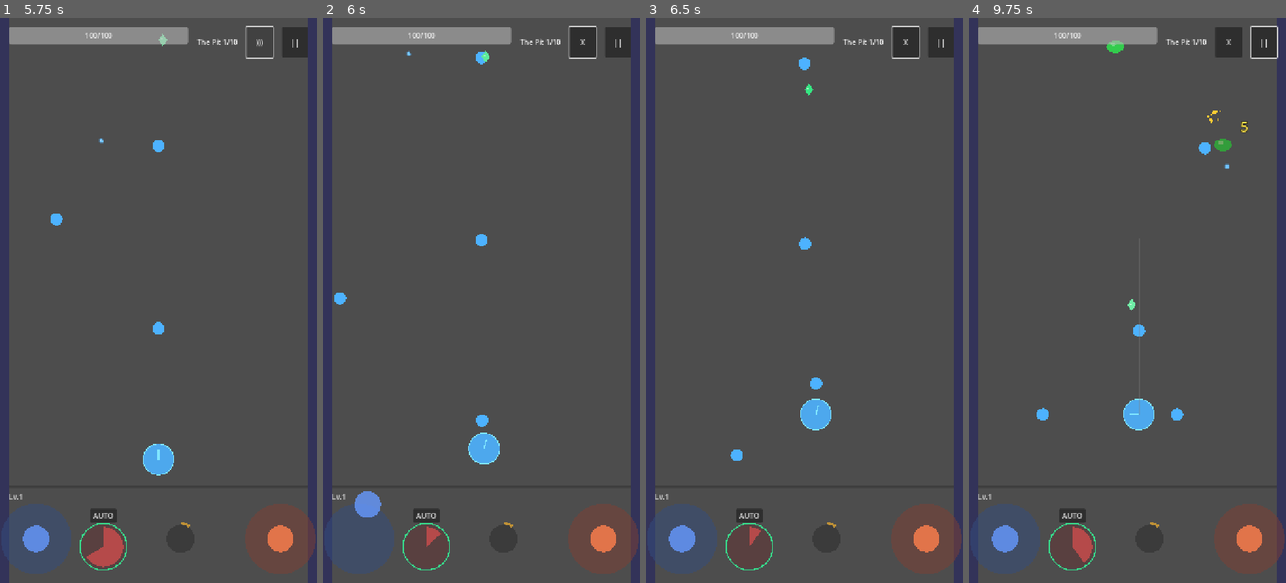
Above: before the commit, frames 1-4 (left to right).
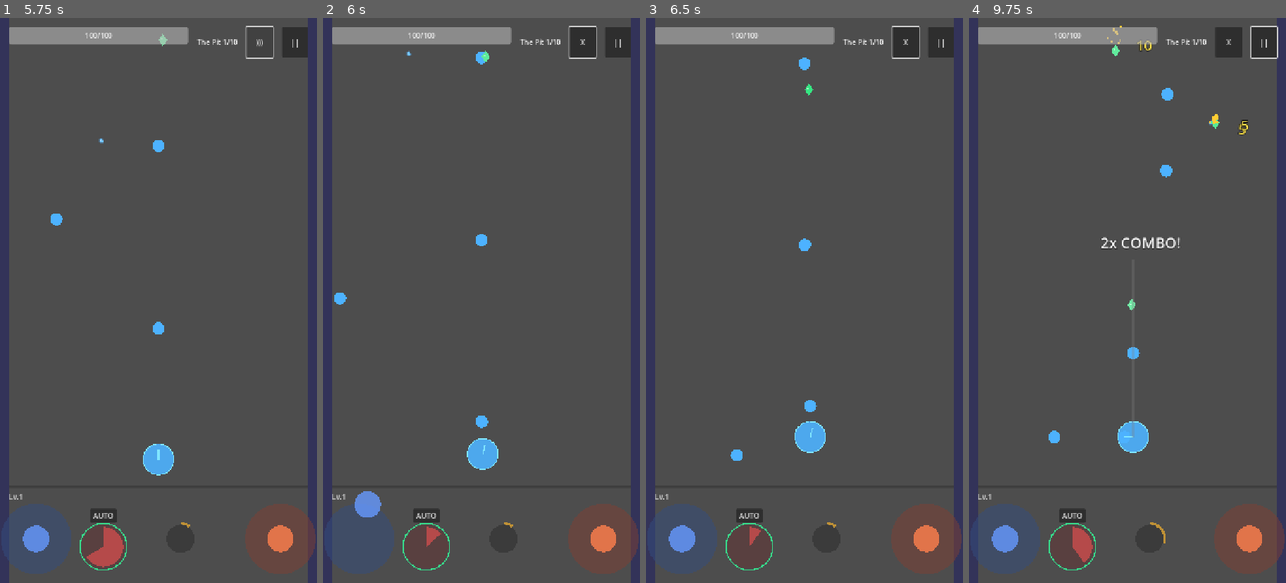
Above: after the commit, the same moments.

Repository: Randroids-Dojo/GoPit
Game: Godot game, scene res://scenes/game.tscn
The game is run twice, just before and just after one commit, with the same random seed, the same clock (stepped at 60 frames per second) and the same inputs.
Inputs (mouse positions are in pixels of both pictures, inside the frame that each line leads up to):
- Up to frame 1 (5.75 s): click "START" at 0.5 s; click "AUTO" at 1.25 s; click "START" at 2 s; click ")))" at 2.75 s; click "||" at 3.5 s; click "Resume" at 4.25 s; click "X" at 5 s
- Up to frame 2 (6 s): tap Enter at 5.75 s; drag from (357, 537) to (484, 40) at 5.77 s
- Up to frame 3 (6.5 s): no input
- Up to frame 4 (9.75 s): drag from (1073, 549) to (1130, 91) at 6.52 s; move the mouse to (1149, 537) at 7.27 s; hold D (move_right) 7.28-8 s; hold Tab (toggle_auto) 7.28-8 s; tap Left (aim_left) at 7.35 s; click (1149, 537) at 7.42 s; drag from (1247, 537) to (1232, 413) at 8.02 s; move the mouse to (1222, 385) at 8.77 s; hold A (move_left) 8.78-9.5 s; hold Tab (toggle_auto) 8.78-9.5 s; tap Up (aim_up) at 8.85 s; drag from (1032, 215) to (1079, 159) at 9.52 s

Frame 1 is identical in both runs. In frame 2, 0.3% of the frame differs, in the area x 45-56%, y 70-80%; in frame 3, 0.8%; in frame 4, 2.0%, in the area x 21-89%, y 1-93%.

Commit message:
Add shooting-slows-movement mechanic
When autofire is enabled (default), player moves at 50% speed. Disabling
autofire allows full movement speed but requires manual firing.

This creates a tactical trade-off:
- Autofire ON: constant damage output but reduced mobility
- Autofire OFF: full mobility for dodging but manual fire required

Changes:
- Added SHOOTING_SPEED_MULT constant (0.5) and is_shooting state to GameManager
- Added shooting_changed signal for future UI feedback
- Added get_movement_speed_mult() method that applies shooting penalty
- Updated player.gd to use new speed multiplier
- Updated fire_button.gd to set shooting state when autofire toggles

Diff:
--- a/scripts/autoload/game_manager.gd
+++ b/scripts/autoload/game_manager.gd
@@ -25,6 +25,7 @@
 signal ultimate_used
 signal ultimate_charge_changed(current: float, max_val: float)
 signal invincibility_changed(is_invincible: bool)
+signal shooting_changed(is_shooting: bool)
 
 # Combo system
 var combo_count: int = 0
@@ -35,6 +36,10 @@
 const INVINCIBILITY_DURATION: float = 0.5  # Seconds of invincibility after damage
 var is_invincible: bool = false
 var invincibility_timer: float = 0.0
+
+# Shooting slows movement (creates trade-off: autofire = damage but slow, manual = full speed)
+const SHOOTING_SPEED_MULT: float = 0.5  # 50% speed while shooting
+var is_shooting: bool = false
 
 var current_state: GameState = GameState.MENU:
 	set(value):
@@ -418,6 +423,23 @@
 	if active_passive == Passive.SQUAD_LEADER:
 		return 0.3
 	return 0.0
+
+
+# === Shooting state and movement ===
+
+func set_shooting(shooting: bool) -> void:
+	## Set whether player is currently shooting (affects movement speed)
+	if is_shooting != shooting:
+		is_shooting = shooting
+		shooting_changed.emit(is_shooting)
+
+
+func get_movement_speed_mult() -> float:
+	## Returns effective movement speed multiplier (character speed * shooting penalty)
+	var base := character_speed_mult
+	if is_shooting:
+		base *= SHOOTING_SPEED_MULT
+	return base
 
 
 func advance_wave() -> void:
--- a/scripts/entities/player.gd
+++ b/scripts/entities/player.gd
@@ -31,8 +31,8 @@
 
 
 func _physics_process(_delta: float) -> void:
-	# Apply movement with character speed multiplier
-	var effective_speed := move_speed * GameManager.character_speed_mult
+	# Apply movement speed (includes character multiplier and shooting penalty)
+	var effective_speed := move_speed * GameManager.get_movement_speed_mult()
 	velocity = movement_input * effective_speed
 	move_and_slide()
 
--- a/scripts/input/fire_button.gd
+++ b/scripts/input/fire_button.gd
@@ -28,12 +28,19 @@
 	mouse_filter = Control.MOUSE_FILTER_STOP
 	# Connect to ball spawner for ball return mechanic
 	call_deferred("_connect_to_ball_spawner")
+	# Set initial shooting state based on autofire (affects movement speed)
+	call_deferred("_set_initial_shooting_state")
 
 
 func _connect_to_ball_spawner() -> void:
 	_ball_spawner = get_tree().get_first_node_in_group("ball_spawner")
 	if _ball_spawner and _ball_spawner.has_signal("balls_available_changed"):
 		_ball_spawner.balls_available_changed.connect(_on_balls_available_changed)
+
+
+func _set_initial_shooting_state() -> void:
+	# Autofire defaults to ON, which means player is "shooting" (slower movement)
+	GameManager.set_shooting(autofire_enabled)
 
 
 func _process(delta: float) -> void:
@@ -160,6 +167,7 @@
 func toggle_autofire() -> void:
 	autofire_enabled = not autofire_enabled
 	autofire_toggled.emit(autofire_enabled)
+	GameManager.set_shooting(autofire_enabled)  # Update movement speed
 	queue_redraw()
 
 
@@ -167,4 +175,5 @@
 	if autofire_enabled != enabled:
 		autofire_enabled = enabled
 		autofire_toggled.emit(autofire_enabled)
+		GameManager.set_shooting(autofire_enabled)  # Update movement speed
 		queue_redraw()
